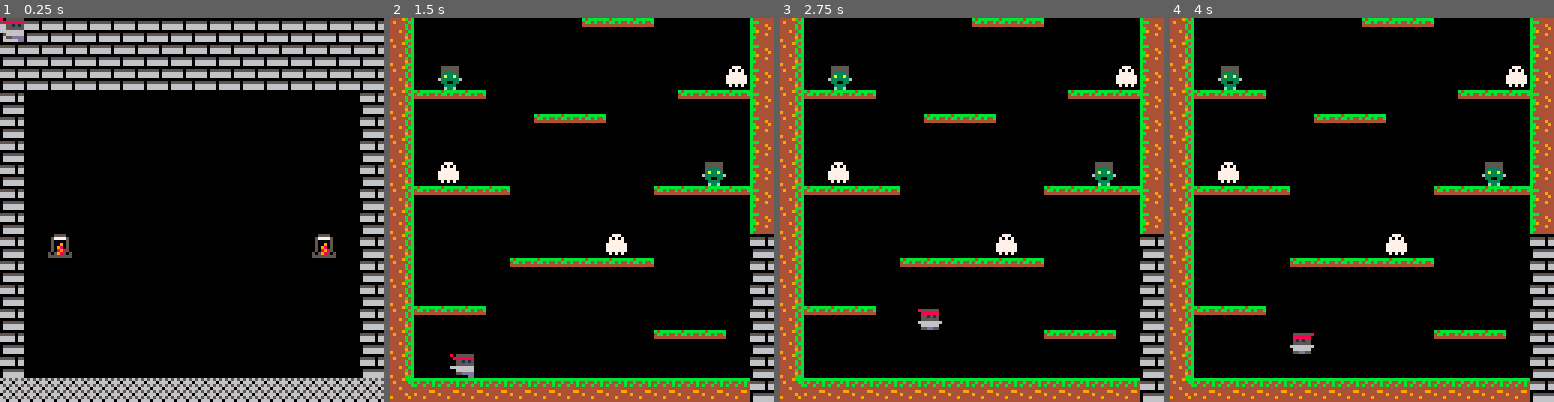
Above: before the commit, frames 1-4 (left to right).
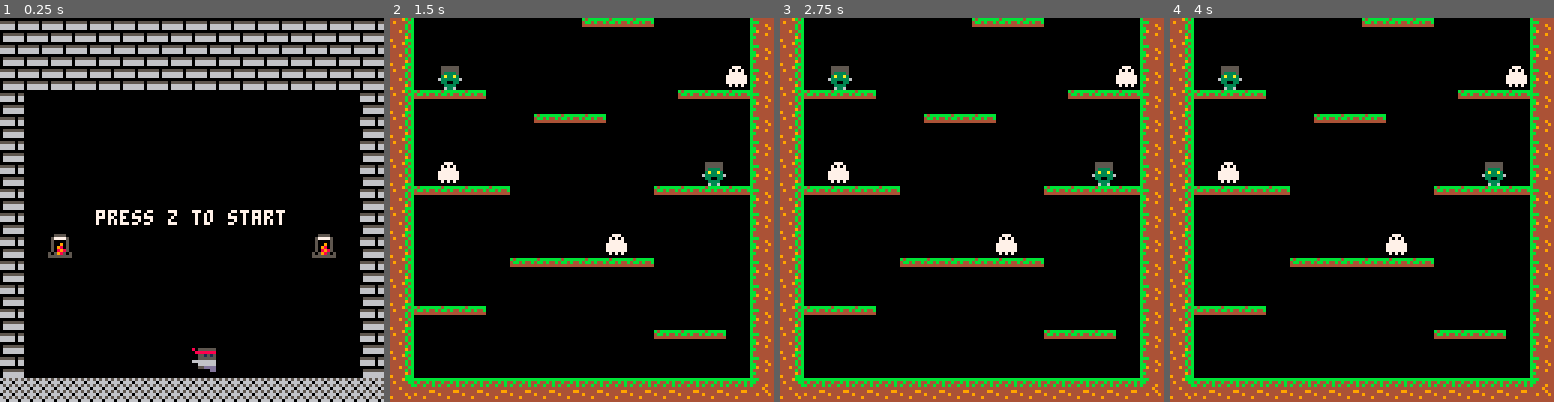
Above: after the commit, the same moments.

Repository: jmoreno1221/Sakajos-Adventures
Game: PICO-8 cartridge sasa.p8
Two runs of this game, one before a commit and one after it. Both use one fixed random seed, a clock stepped at 60 frames per second and the inputs below.
Inputs:
- Up to frame 1 (0.25 s): no input
- Up to frame 2 (1.5 s): tap X (X key) at 0.33, 1.07 s; tap O (Z key) at 0.7 s
- Up to frame 3 (2.75 s): hold Right 1.6-2.1 s; tap O (Z key) at 1.7, 2.1, 2.5 s; tap X (X key) at 1.85 s; hold Right from 2.47 s (still down)
- Up to frame 4 (4 s): tap O (Z key) at 2.9, 3.3, 3.7 s; tap X (X key) at 2.97 s; release Right at 3.03 s; hold Left 3.08-3.58 s

The runs differ from the first frame. In frame 1, 1.3% of the frame differs, in the area x 0-75%, y 0-93%; in frame 2, 3.0%, in the area x 15-100%, y 56-100%; in frame 3, 3.0%; in frame 4, 3.0%.

Commit message:
title update + sprite start location

Diff:
--- a/sasa.p8
+++ b/sasa.p8
@@ -35,7 +37,9 @@
   -- draw the world
   map(0,0,0,0,128,512)
   -- draw the player
-  spr(pspr,px,py,1,1,pdir==-1)
+  spr(pspr,64,110,1,1,pdir==-1)
+  -- titlescreen
+  titleupdate()
 end
 
 function update_camera(lvl)
@@ -77,7 +81,7 @@
 end
 end
 function titleupdate()
-print("press z to start", 4, 4, 7)
+print("press z to start", 32, 64, 7)
 if btn(4,0) then
  gameinit()
 end
@@ -283,19 +287,19 @@
 00000000000000000000000000000000000000000000000000000000000000000000000000000000000000000000000000000000000000000000000000000000
 22000000000000000000000000000042000000000000000000000000000000000000000000000000000000000000000000000000000000000000000000000000
 00000000000000000000000000000000000000000000000000000000000000000000000000000000000000000000000000000000000000000000000000000000
-22000000000000000070000000000051000000000000000000000000000000000000000000000000000000000000000000000000000000000000000000000000
-00000000000000000000000000000000000000000000000000000000000000000000000000000000000000000000000000000000000000000000000000000000
-22000000003232323232320000000051000000000000000000000000000000000000000000000000000000000000000000000000000000000000000000000000
-00000000000000000000000000000000000000000000000000000000000000000000000000000000000000000000000000000000000000000000000000000000
-22000000000000f0f000000000000051000000000000000000000000000000000000000000000000000000000000000000000000000000000000000000000000
-00000000000000000000000000000000000000000000000000000000000000000000000000000000000000000000000000000000000000000000000000000000
-22323232000000000000000000000051000000000000000000000000000000000000000000000000000000000000000000000000000000000000000000000000
-00000000000000000000000000000000000000000000000000000000000000000000000000000000000000000000000000000000000000000000000000000000
-22000000000000000000003232320051000000000000000000000000000000000000000000000000000000000000000000000000000000000000000000000000
-00000000000000000000000000000000000000000000000000000000000000000000000000000000000000000000000000000000000000000000000000000000
-22000000000000000000000000000051000000000000000000000000000000000000000000000000000000000000000000000000000000000000000000000000
-00000000000000000000000000000000000000000000000000000000000000000000000000000000000000000000000000000000000000000000000000000000
-23333333333333333333333333333351000000000000000000000000000000000000000000000000000000000000000000000000000000000000000000000000
+22000000000000000070000000000042000000000000000000000000000000000000000000000000000000000000000000000000000000000000000000000000
+00000000000000000000000000000000000000000000000000000000000000000000000000000000000000000000000000000000000000000000000000000000
+22000000003232323232320000000042000000000000000000000000000000000000000000000000000000000000000000000000000000000000000000000000
+00000000000000000000000000000000000000000000000000000000000000000000000000000000000000000000000000000000000000000000000000000000
+22000000000000f0f000000000000042000000000000000000000000000000000000000000000000000000000000000000000000000000000000000000000000
+00000000000000000000000000000000000000000000000000000000000000000000000000000000000000000000000000000000000000000000000000000000
+22323232000000000000000000000042000000000000000000000000000000000000000000000000000000000000000000000000000000000000000000000000
+00000000000000000000000000000000000000000000000000000000000000000000000000000000000000000000000000000000000000000000000000000000
+22000000000000000000003232320042000000000000000000000000000000000000000000000000000000000000000000000000000000000000000000000000
+00000000000000000000000000000000000000000000000000000000000000000000000000000000000000000000000000000000000000000000000000000000
+22000000000000000000000000000042000000000000000000000000000000000000000000000000000000000000000000000000000000000000000000000000
+00000000000000000000000000000000000000000000000000000000000000000000000000000000000000000000000000000000000000000000000000000000
+23333333333333333333333333333343000000000000000000000000000000000000000000000000000000000000000000000000000000000000000000000000
 __gff__
 0000000000000000000000000000000000000103010000000000000000000000000002010200000000000000000000000000010301000000000000000000000000000000000000000000000000000000000000000000000000000000000000000000000000000000000000000000000000000000000000000000000000000000
 0000000000000000000000000000000000000000000000000000000000000000000000000000000000000000000000000000000000000000000000000000000000000000000000000000000000000000000000000000000000000000000000000000000000000000000000000000000000000000000000000000000000000000
